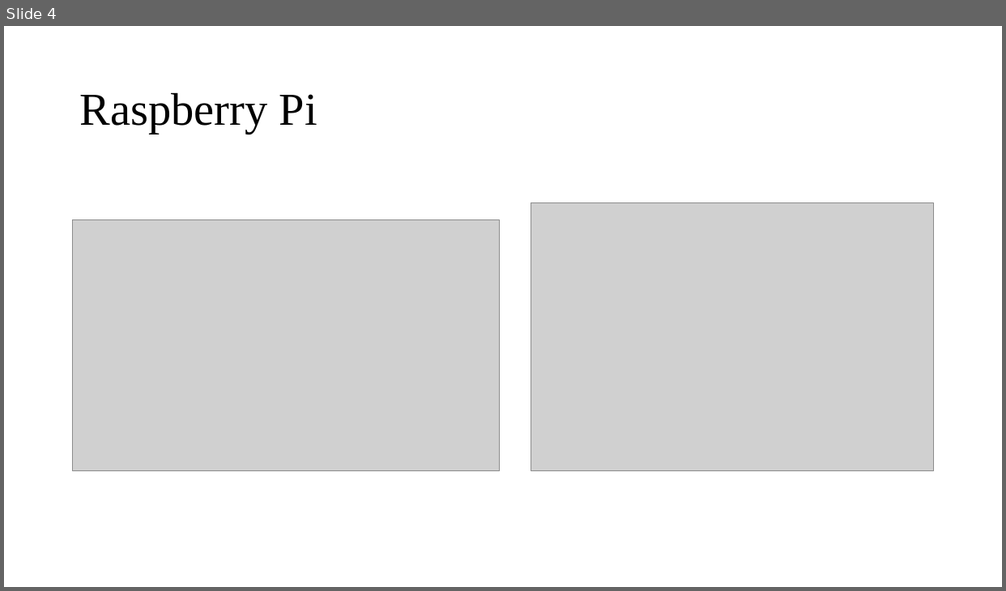
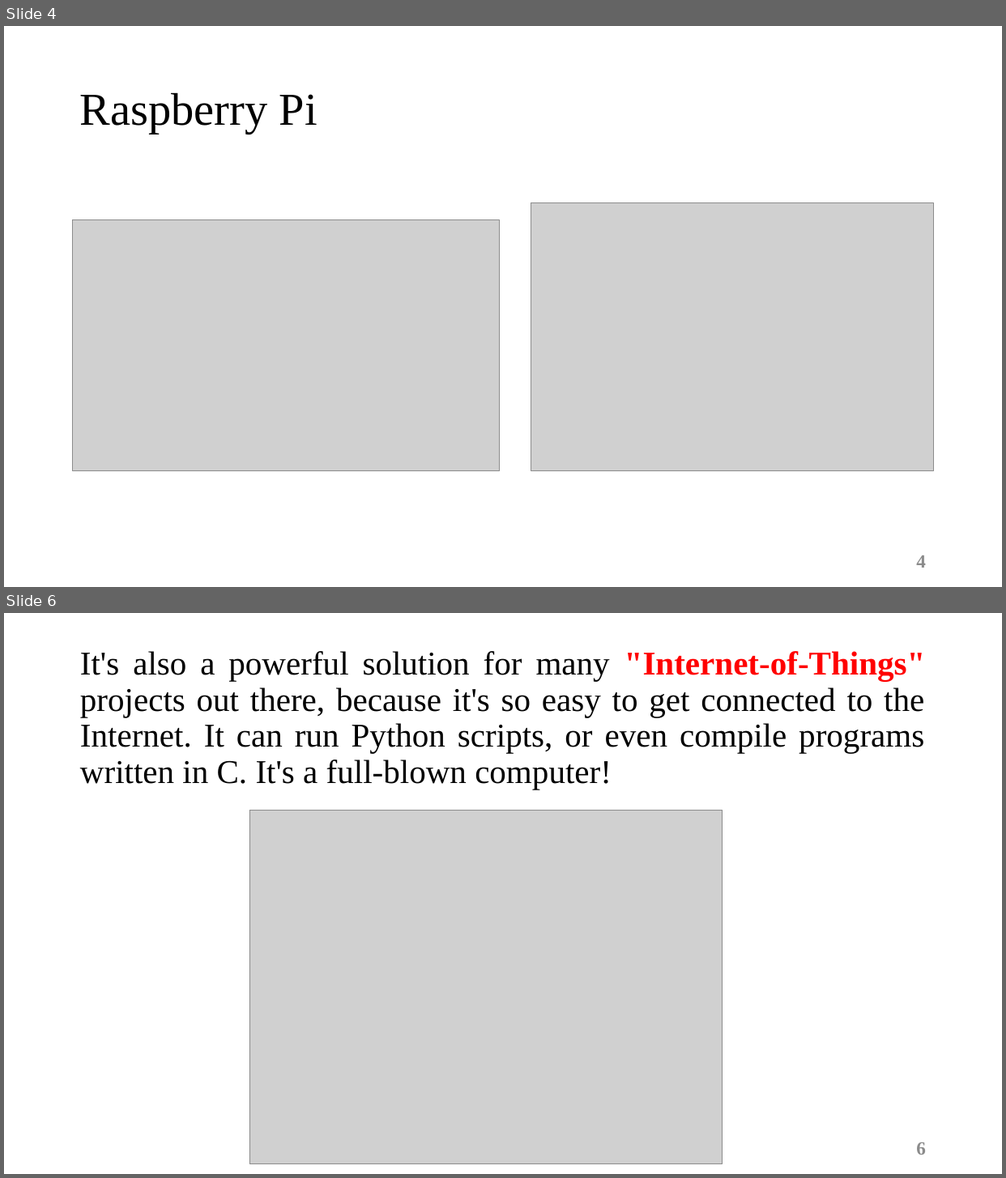
Before and after one commit to sabouri1994/Coursera_IOT_Specialization-, a slide deck: 4-The Raspberry Pi Platform and Python Programming for the Raspberry Pi/Week1/1_ Setup.pptx. Shown one above the other, each under a label of ours: slide 4 before the commit, slides 4 and 6 after it; the slides between them are not shown. The pictures are 1006x591 and 1006x1178 pixels, drawn with LibreOffice and Linux fonts; fonts in the diff are those of the drawing; grey boxes stand for pictures. Boxes give left, top, right and bottom in pixels: in the first picture for what was removed or moved away, otherwise in the second. Text is boxed around its words. In the diff, an @@ line names an element or a change of style, - is before the commit and + after.

```diff
--- a/4-The Raspberry Pi Platform and Python Programming for the Raspberry Pi/Week1/1_ Setup.pptx
+++ b/4-The Raspberry Pi Platform and Python Programming for the Raspberry Pi/Week1/1_ Setup.pptx
@@ slide 6 added at bbox=[4, 613, 1002, 1174], background #FFFFFF @@
@@ title added at bbox=[80, 651, 926, 789], 32 pt, text #000000 @@
+It's also a powerful solution for many "Internet-of-Things" projects out there, because it's so easy to get connected to the Internet. It can run Python scripts, or even compile programs written in C. It's a full-blown computer!
@@ picture added at bbox=[249, 810, 722, 1165] @@
@@ page number added at bbox=[916, 1143, 926, 1155], 18 pt, text #8C8C8C, bold @@
+6
@@ slide 4 changed as well @@
@@ page number added at bbox=[916, 556, 926, 568], 18 pt, text #8C8C8C, bold @@
+4
```
Also in this commit, not shown: 3 other slides changed, 16 other slides added.
